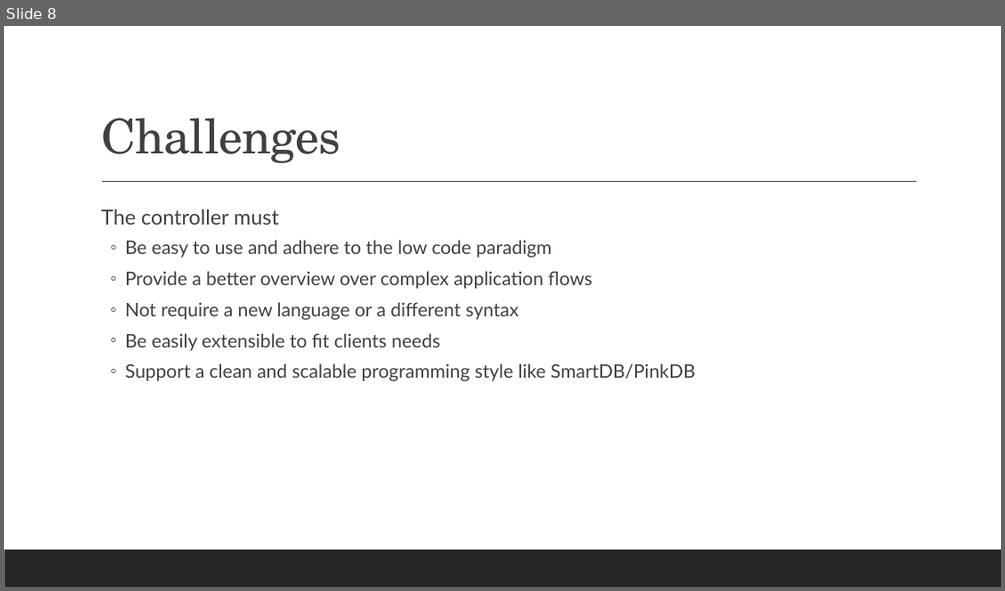
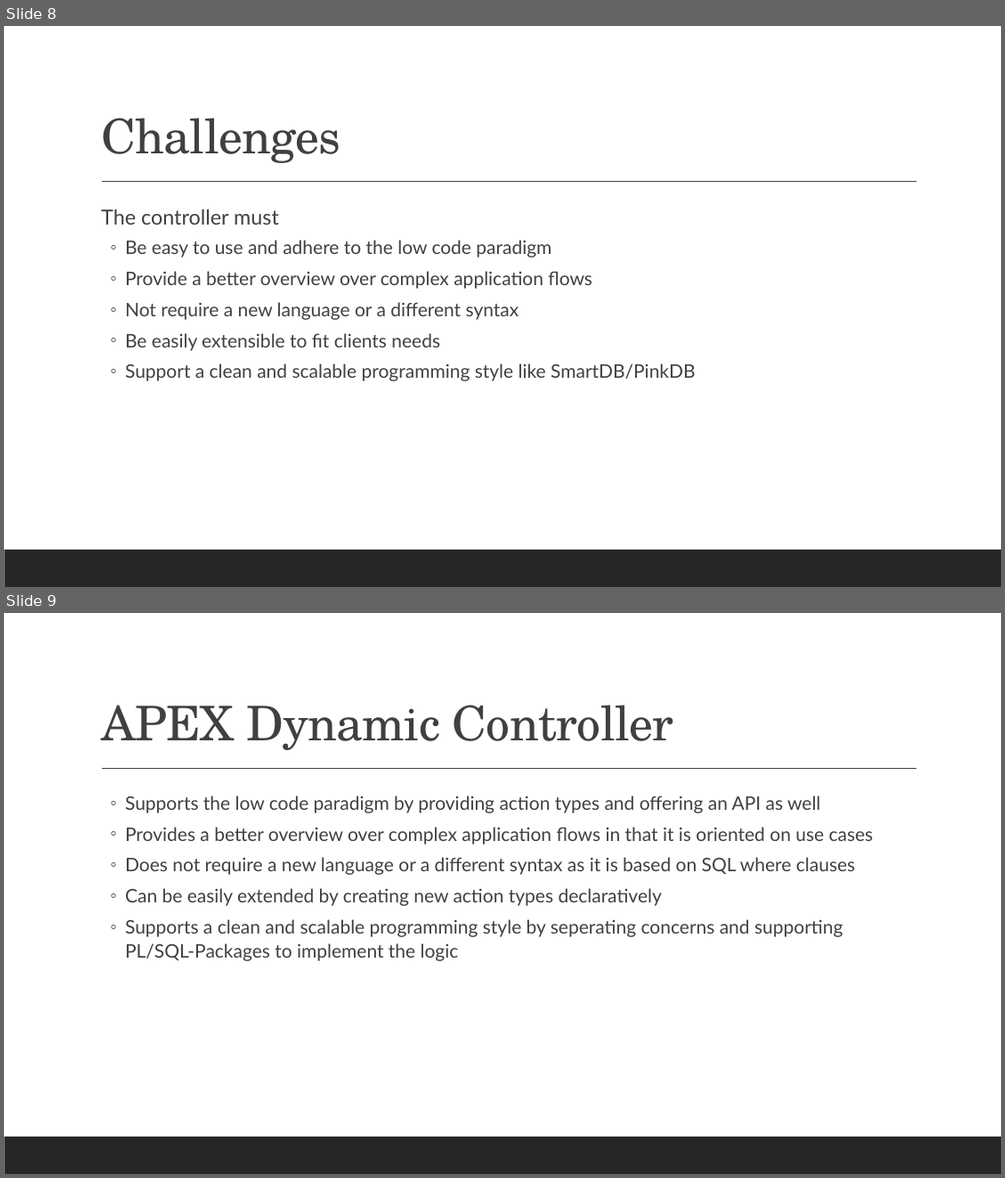
Before and after one commit to j-sieben/ADC, a slide deck: DOC/Architecture.pptx. Shown one above the other, each under a label of ours: slide 8 before the commit, slides 8 and 9 after it. The pictures are 1005x591 and 1005x1178 pixels, drawn with LibreOffice and Linux fonts; fonts in the diff are those of the drawing. Boxes give left, top, right and bottom in pixels: in the first picture for what was removed or moved away, otherwise in the second. Text is boxed around its words. In the diff, an @@ line names an element or a change of style, - is before the commit and + after.

```diff
--- a/DOC/Architecture.pptx
+++ b/DOC/Architecture.pptx
@@ slide 9 added at bbox=[4, 613, 1001, 1174], background #FFFFFF; not listed: 2 template elements that a slide beside it also shows @@
@@ title added at bbox=[101, 705, 674, 750], 46 pt, text #404040 @@
+APEX Dynamic Controller
@@ text added at bbox=[125, 795, 874, 961], 18 pt, text #404040 @@
+  ◦ Supports the low code paradigm by providing action types and offering an API as well
+  ◦ Provides a better overview over complex application flows in that it is oriented on use cases
+  ◦ Does not require a new language or a different syntax as it is based on SQL where clauses
+  ◦ Can be easily extended by creating new action types declaratively
+  ◦ Supports a clean and scalable programming style by seperating concerns and supporting PL/SQL-Packages to implement the logic
```
Also in this commit, not shown: 6 slides changed, 1 other slide added, 1 other file.
